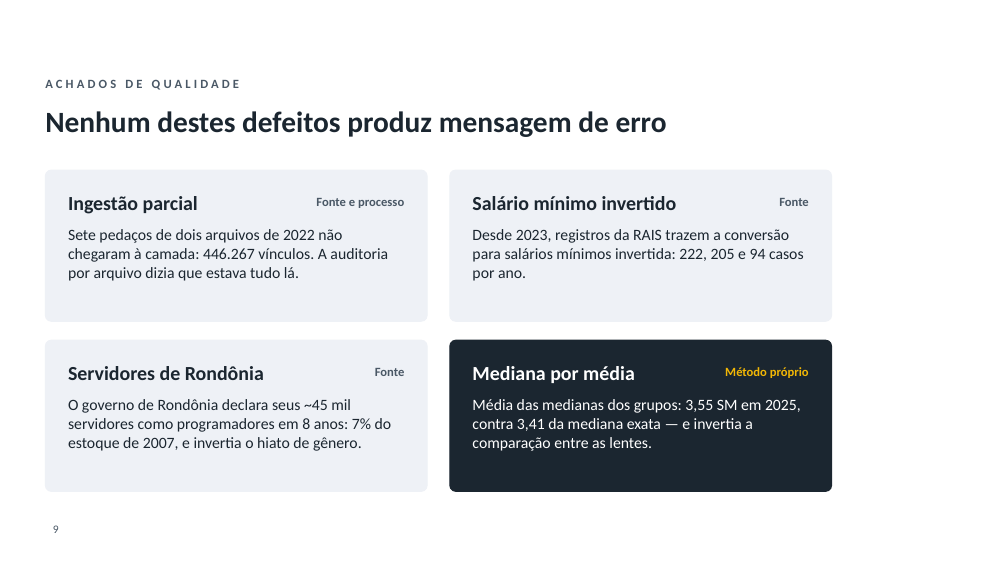
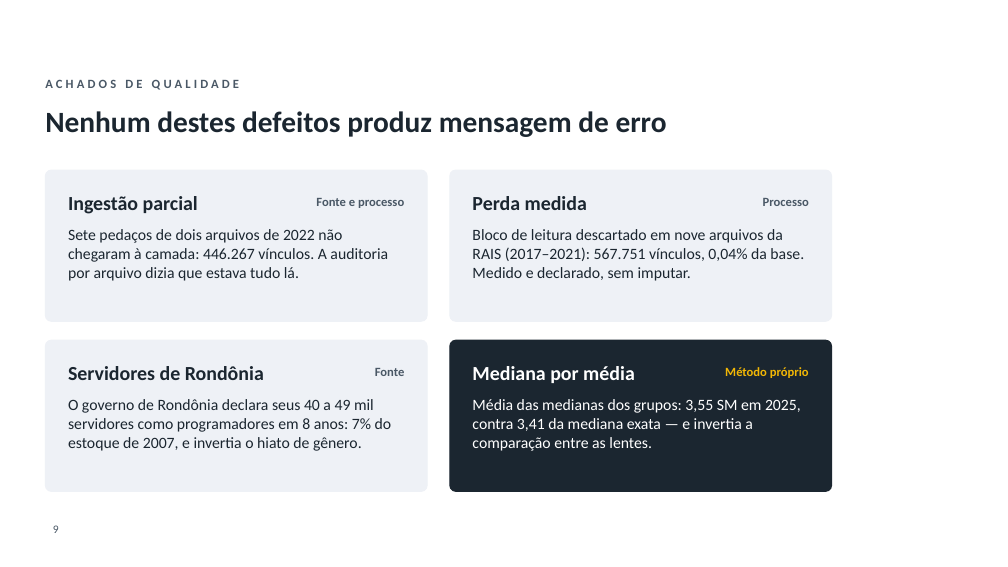
Before and after one commit to GianSE/mercadotech, a slide deck: slide 9 of apresentacao/apresentacao-tcc2.pptx. Drawn at 1008x567 pixels with LibreOffice and Linux fonts; fonts in the diff are those of the drawing; background and template pictures are left out. Boxes give left, top, right and bottom in pixels: in the first picture for what was removed or moved away, otherwise in the second. Text is boxed around its words. In the diff, an @@ line names an element or a change of style, - is before the commit and + after.

```diff
--- a/apresentacao/apresentacao-tcc2.pptx
+++ b/apresentacao/apresentacao-tcc2.pptx
@@ text at [472,196,587,210]: text changed @@
-Salário mínimo invertido
+Perda medida
@@ text at [763,198,809,206]: text changed @@
-Fonte
+Processo
@@ text at [472,229,804,281]: text changed @@
-Desde 2023, registros da RAIS trazem a conversão para salários mínimos invertida: 222, 205 e 94 casos por ano.
+Bloco de leitura descartado em nove arquivos da RAIS (2017–2021): 567.751 vínculos, 0,04% da base. Medido e declarado, sem imputar.
@@ text at [68,399,392,451]: text changed @@
-O governo de Rondônia declara seus ~45 mil servidores como programadores em 8 anos: 7% do estoque de 2007, e invertia o hiato de gênero.
+O governo de Rondônia declara seus 40 a 49 mil servidores como programadores em 8 anos: 7% do estoque de 2007, e invertia o hiato de gênero.
```
Also in this commit, not shown: 12 other slides changed, 1 other file.
